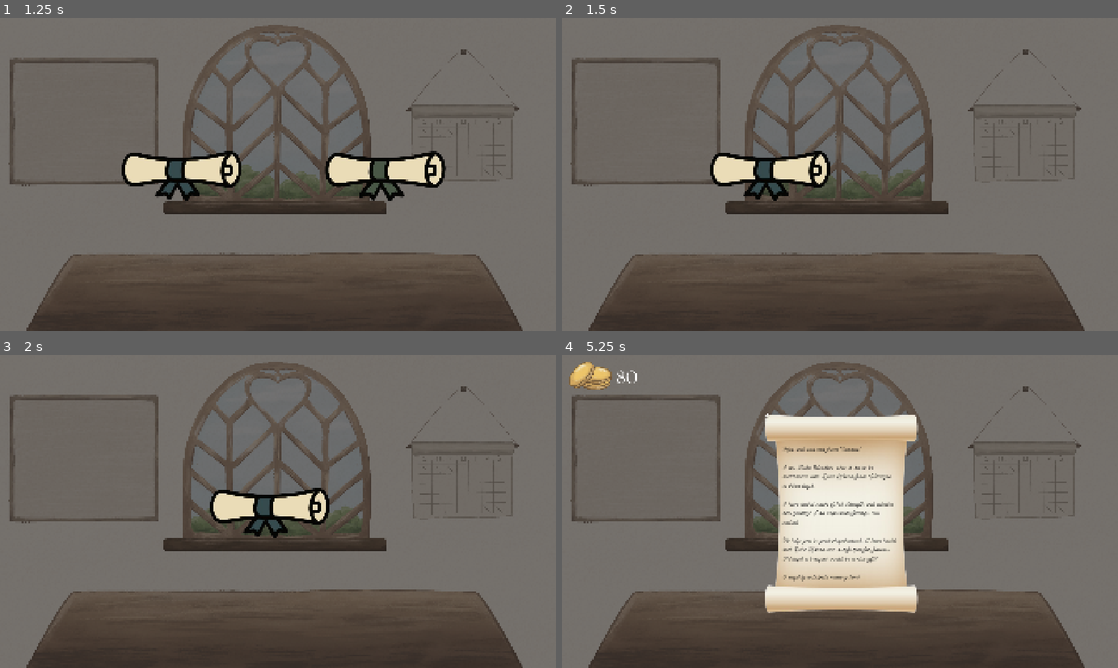
Above: before the commit, frames 1-4 (two rows, left to right).
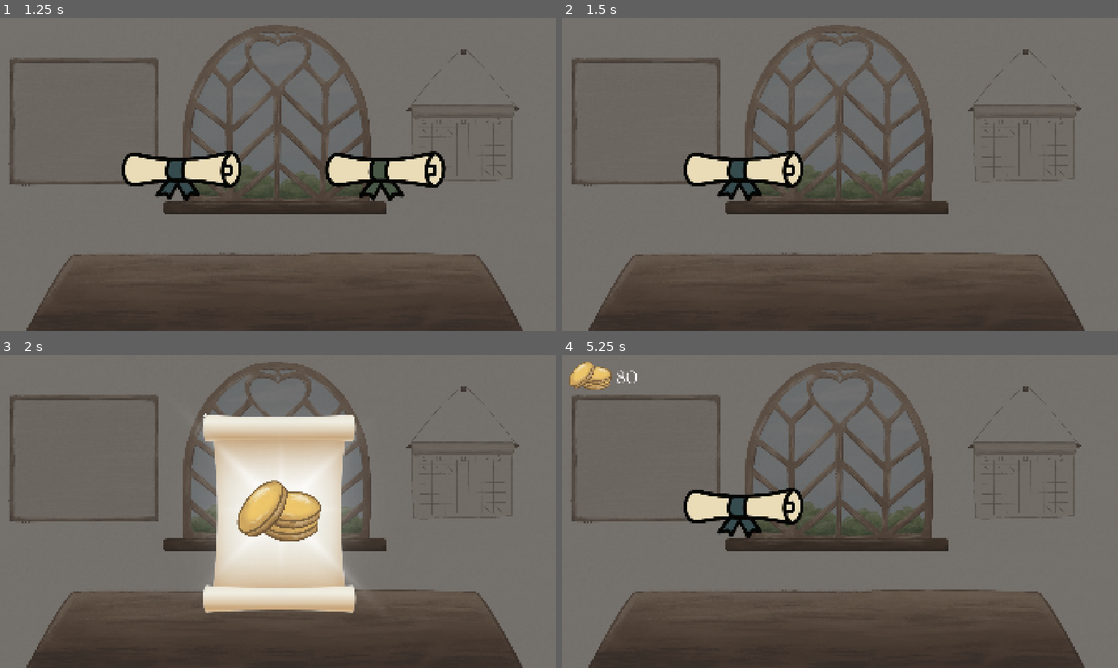
Above: after the commit, the same moments.

Repository: EliJ0y/Kingdom-Sweethearts
Game: Godot game, scene res://Scenes/home_desk.tscn
Two runs of this game, one before a commit and one after it. Both use one fixed random seed, a clock stepped at 60 frames per second and the inputs below.
Inputs (mouse positions are in pixels of both pictures, inside the frame that each line leads up to):
- Up to frame 1 (1.25 s): click (522, 43) at 0.5 s
- Up to frame 2 (1.5 s): click (745, 174) at 1.25 s
- Up to frame 3 (2 s): no input
- Up to frame 4 (5.25 s): tap Enter (Enter) at 2, 2.1, 2.85, 3.6, 4.35 s; tap Space at 4.25 s; click (906, 580) at 5 s, where only the run after the commit has a clickable "Next Scroll"

Frame 1 is identical in both runs. In frame 2, 2.4% of the frame differs, in the area x 21-49%, y 42-59%; in frame 3, 15%; in frame 4, 17%, in the area x 21-65%, y 18-83%.

Commit message:
global variables made and made nodes generic

Diff:
--- /dev/null
+++ b/kingdom-sweethearts/Resources/Kohan_Scroll.tres
@@ -0,0 +1,10 @@
+[gd_resource type="Resource" script_class="ScrollsResource" format=3 uid="uid://ddmrnwey55ckp"]
+
+[ext_resource type="Script" uid="uid://b8ely3pohkd0v" path="res://Scripts/scrolls_resource.gd" id="1_3k75i"]
+[ext_resource type="Texture2D" uid="uid://qc5rdfnfa2qg" path="res://Graphics/Tied Scroll (Kohan).png" id="2_srq50"]
+
+[resource]
+script = ExtResource("1_3k75i")
+texturebutton = ExtResource("2_srq50")
+lines = Array[String](["I am Duke Kohan from Wildegon.", "I am aware that you, Cupid, will assist in my matchmaking with the charming Duke Silvester from Oceirea in three days.", "One of the few things I know of him is his great sense of responsibility to Oceirea. It seems unlikely for him to travel.", "As such, I believe it would be beneficial to bring postcards as a gift.", "May we get along well."])
+metadata/_custom_type_script = "uid://b8ely3pohkd0v"
--- /dev/null
+++ b/kingdom-sweethearts/Resources/Silvester_Scroll.tres
@@ -0,0 +1,10 @@
+[gd_resource type="Resource" script_class="ScrollsResource" format=3 uid="uid://ck4isabw83gl8"]
+
+[ext_resource type="Script" uid="uid://b8ely3pohkd0v" path="res://Scripts/scrolls_resource.gd" id="1_aqj1x"]
+[ext_resource type="Texture2D" uid="uid://574o5nh84p60" path="res://Graphics/Tied Scroll (Silvester).png" id="2_4i4uf"]
+
+[resource]
+script = ExtResource("1_aqj1x")
+texturebutton = ExtResource("2_4i4uf")
+lines = Array[String](["Hail and well met from Oceirea!", "I am Duke Silvester, who is set to be matchmade with Duke Kohan from Wildegon in three days.", "I have heard much of his strength and admire him greatly! I do hope these feelings are mutual.", "To help you in your preparations, I have heard that Duke Kohan has a soft spot for flowers. Perhaps a bouquet would be a nice gift?", "I eagerly anticipate meeting him!"])
+metadata/_custom_type_script = "uid://b8ely3pohkd0v"
--- a/kingdom-sweethearts/Scenes/home_desk.tscn
+++ b/kingdom-sweethearts/Scenes/home_desk.tscn
@@ -1,7 +1,7 @@
 [gd_scene format=3 uid="uid://5xpglr5ijuw1"]
 
 [ext_resource type="Texture2D" uid="uid://yra6wmejvfs" path="res://Graphics/Home Desk.png" id="1_nq32b"]
-[ext_resource type="Script" uid="uid://eo10k053o0vc" path="res://Scenes/home_desk.gd" id="1_tr8l1"]
+[ext_resource type="Script" uid="uid://eo10k053o0vc" path="res://Scripts/home_desk.gd" id="1_tr8l1"]
 [ext_resource type="Texture2D" uid="uid://c7yr7v1bsqpcd" path="res://Graphics/Scroll Icon.png" id="2_ffuct"]
 [ext_resource type="Texture2D" uid="uid://b1spnq58mcm32" path="res://Graphics/Town Icon.png" id="3_eupsi"]
 
--- a/kingdom-sweethearts/Scenes/scrolls.gd
+++ /dev/null
@@ -1,140 +0,0 @@
-extends Node2D
-
-var scroll_text
-@onready var silv_scroll = $"CanvasLayer/Opened Scroll/Silv Scroll"
-@onready var kohan_scroll = $"CanvasLayer/Opened Scroll/Kohan Scroll"
-var silv_text = "Hail and well met from Oceirea!
-
-I am Duke Silvester, who is set to be matchmade with Duke Kohan from Wildegon in three days.
-
-I have heard much of his strength and admire him greatly! I do hope these feelings are mutual.
-
-To help you in your preparations, I have heard that Duke Kohan has a soft spot for flowers. Perhaps a bouquet would be a nice gift?
-
-I eagerly anticipate meeting him!"
-var kohan_text = "I am Duke Kohan from Wildegon.
-
-I am aware that you, Cupid, will assist in my matchmaking with the charming Duke Silvester from Oceirea in three days.
-
-One of the few things I know of him is his great sense of responsibility to Oceirea. It seems unlikely for him to travel.
-
-As such, I believe it would be beneficial to bring postcards as a gift.
-
-May we get along well."
-
-var scroll_coins = 0
-var total_coins = 0
-
-var silv_scroll_pressed = false
-var kohan_scroll_pressed = false
-var stop_text_animation = false
-
-
-# Called when the node enters the scene tree for the first time.
-func _ready() -> void:
-	silv_scroll.text = silv_text
-	silv_scroll.visible_characters = 0
-
-	kohan_scroll.text = kohan_text
-	kohan_scroll.visible_characters = 0
-
-# Called every frame. 'delta' is the elapsed time since the previous frame.
-func _process(delta: float) -> void:
-	pass
-
-func _input(event: InputEvent) -> void:
-	if Input.is_action_just_pressed("Enter") && silv_scroll.visible_characters > 0:
-		stop_text_animation = true
-		silv_scroll.visible_characters = -1
-	if Input.is_action_just_pressed("Enter") && silv_scroll.visible_characters > 0:
-		stop_text_animation = true
-		kohan_scroll.visible_characters = -1
-
-
-func _on_tied_scroll_silv_pressed() -> void:
-	$"CanvasLayer/Tied Scroll (Silv)".disabled = true
-	$"CanvasLayer/Tied Scroll (Kohan)".hide()
-	silv_scroll_pressed = true;
-
-	var SilvTween = create_tween()
-	SilvTween.tween_property($"CanvasLayer/Tied Scroll (Silv)", "position", Vector2(740, 440), 0.8)
-	SilvTween.tween_callback(_open_scroll_silv)
-
-func _open_scroll_silv() -> void:
-	await get_tree().create_timer(0.2).timeout
-	$"CanvasLayer/Tied Scroll (Silv)".hide()
-	$"CanvasLayer/Opened Scroll".show()
-	scroll_coins = 80
-	_coins_appear()
-
-
-func _on_tied_scroll_kohan_pressed() -> void:
-	$"CanvasLayer/Tied Scroll (Kohan)".disabled = true
-	$"CanvasLayer/Tied Scroll (Silv)".hide()
-	kohan_scroll_pressed = true
-
-	var KohanTween = create_tween()
-	KohanTween.tween_property($"CanvasLayer/Tied Scroll (Kohan)", "position", Vector2(740, 440), 0.8)
-	KohanTween.tween_callback(_open_scroll_kohan)
-
-func _open_scroll_kohan() -> void:
-	await get_tree().create_timer(0.2).timeout
-	$"CanvasLayer/Tied Scroll (Kohan)".hide()
-	$"CanvasLayer/Opened Scroll".show()
-	scroll_coins = 80
-	_coins_appear()
-
-
-func _coins_appear() -> void:
-	total_coins += scroll_coins
-	var CoinsAppearTween = create_tween()
-	CoinsAppearTween.tween_property($"CanvasLayer/Opened Scroll/Coins Sparkle", "scale", Vector2(5, 5), 0.5)
-	CoinsAppearTween.tween_callback(_coins_update)
-	await get_tree().create_timer(1.2).timeout
-
-	var CoinsDisappearTween = create_tween()
-	CoinsDisappearTween.tween_property($"CanvasLayer/Opened Scroll/Coins Sparkle", "scale", Vector2(), 0.5)
-	CoinsDisappearTween.tween_callback(_type_scroll_text)
-
-func _coins_update() -> void:
-	$"CanvasLayer/Coin Counter".show()
-	$"CanvasLayer/Coin Counter/Coin Text".text = str(total_coins)
-
-func _type_scroll_text() -> void:
-	if silv_scroll_pressed:
-		kohan_scroll.hide()
-		silv_scroll.show()
-		scroll_text = silv_text
-
-		while silv_scroll.visible_characters < silv_scroll.text.length() && stop_text_animation == false:
-			silv_scroll.visible_characters += 1
-			await get_tree().create_timer(0.03).timeout
-
-	if kohan_scroll_pressed:
-		silv_scroll.hide()
-		kohan_scroll.show()
-		scroll_text = kohan_text
-
-		while kohan_scroll.visible_characters < kohan_scroll.text.length() && stop_text_animation == false:
-			kohan_scroll.visible_characters += 1
-			await get_tree().create_timer(0.03).timeout
-
-	await get_tree().create_timer(0.5).timeout
-
-	if silv_scroll.visible_characters == silv_scroll.text.length() || silv_scroll.visible_characters == -1:
-		await get_tree().create_timer(0.5).timeout
-		$"CanvasLayer/Opened Scroll/Ribbon Arrow".show()
-	if kohan_scroll.visible_characters == kohan_scroll.text.length() || kohan_scroll.visible_characters == -1:
-		await get_tree().create_timer(0.5).timeout
-		$"CanvasLayer/Opened Scroll/Ribbon Arrow".show()
-
-func _on_ribbon_arrow_pressed() -> void:
-	$"CanvasLayer/Opened Scroll".hide()
-	if silv_scroll_pressed:
-		$"CanvasLayer/Tied Scroll (Kohan)".show()
-		$"CanvasLayer/Opened Scroll/Ribbon Arrow".hide()
-		_on_tied_scroll_kohan_pressed()
-	if kohan_scroll_pressed:
-		$"CanvasLayer/Tied Scroll (Silv)".show()
-		$"CanvasLayer/Opened Scroll/Ribbon Arrow".hide()
-		_on_tied_scroll_silv_pressed()
--- a/kingdom-sweethearts/Scenes/scrolls.tscn
+++ b/kingdom-sweethearts/Scenes/scrolls.tscn
@@ -1,9 +1,7 @@
 [gd_scene format=3 uid="uid://if26wtpabve4"]
 
 [ext_resource type="Texture2D" uid="uid://yra6wmejvfs" path="res://Graphics/Home Desk.png" id="1_sryen"]
-[ext_resource type="Script" uid="uid://c0mmneywuh3j3" path="res://Scenes/scrolls.gd" id="1_t1w5x"]
-[ext_resource type="Texture2D" uid="uid://574o5nh84p60" path="res://Graphics/Tied Scroll (Silvester).png" id="2_vcovl"]
-[ext_resource type="Texture2D" uid="uid://qc5rdfnfa2qg" path="res://Graphics/Tied Scroll (Kohan).png" id="3_t1w5x"]
+[ext_resource type="Script" uid="uid://c0mmneywuh3j3" path="res://Scripts/scrolls.gd" id="1_t1w5x"]
 [ext_resource type="FontFile" uid="uid://cculgpajct2e0" path="res://Fonts/Nickainley-Normal.otf" id="4_bbba4"]
 [ext_resource type="FontFile" uid="uid://bxxjm50ms0pnt" path="res://Fonts/Fontspring-DEMO-theseasons-reg.otf" id="4_ewrjh"]
 [ext_resource type="Texture2D" uid="uid://bteijx4vbhw0e" path="res://Graphics/Coins Sparkle.png" id="4_pu1om"]
@@ -59,7 +57,7 @@
 scale = Vector2(0.18473172, 0.1999007)
 texture = ExtResource("5_qmqk0")
 
-[node name="Silv Scroll" type="Label" parent="CanvasLayer/Opened Scroll" unique_id=1205525138]
+[node name="Text 1" type="Label" parent="CanvasLayer/Opened Scroll" unique_id=1205525138]
 visible = false
 anchors_preset = 15
 anchor_right = 1.0
@@ -76,7 +74,7 @@
 theme_override_font_sizes/font_size = 26
 autowrap_mode = 3
 
-[node name="Kohan Scroll" type="Label" parent="CanvasLayer/Opened Scroll" unique_id=348963257]
+[node name="Text 2" type="Label" parent="CanvasLayer/Opened Scroll" unique_id=348963257]
 visible = false
 anchors_preset = 15
 anchor_right = 1.0
@@ -112,24 +110,22 @@
 theme_override_font_sizes/font_size = 80
 text = "Next Scroll"
 
-[node name="Tied Scroll (Silv)" type="TextureButton" parent="CanvasLayer" unique_id=1428922647]
+[node name="Tied Scroll 1" type="TextureButton" parent="CanvasLayer" unique_id=1428922647]
 offset_left = 400.0
 offset_top = 440.0
 offset_right = 760.0
 offset_bottom = 603.0
 scale = Vector2(1.2568711, 1.2568711)
 action_mode = 0
-texture_normal = ExtResource("2_vcovl")
 
-[node name="Tied Scroll (Kohan)" type="TextureButton" parent="CanvasLayer" unique_id=271329927]
+[node name="Tied Scroll 2" type="TextureButton" parent="CanvasLayer" unique_id=271329927]
 offset_left = 1100.0
 offset_top = 440.0
 offset_right = 1463.0001
 offset_bottom = 604.0001
 scale = Vector2(1.2568711, 1.2568711)
 action_mode = 0
-texture_normal = ExtResource("3_t1w5x")
 
 [connection signal="pressed" from="CanvasLayer/Opened Scroll/Ribbon Arrow" to="." method="_on_ribbon_arrow_pressed"]
-[connection signal="pressed" from="CanvasLayer/Tied Scroll (Silv)" to="." method="_on_tied_scroll_silv_pressed"]
-[connection signal="pressed" from="CanvasLayer/Tied Scroll (Kohan)" to="." method="_on_tied_scroll_kohan_pressed"]
+[connection signal="pressed" from="CanvasLayer/Tied Scroll 1" to="." method="_on_tied_scroll_silv_pressed"]
+[connection signal="pressed" from="CanvasLayer/Tied Scroll 2" to="." method="_on_tied_scroll_kohan_pressed"]
--- /dev/null
+++ b/kingdom-sweethearts/Scripts/global_tracker.gd
@@ -0,0 +1,12 @@
+extends Node
+
+var scrolls_list = [preload("res://Resources/Silvester_Scroll.tres"), preload("res://Resources/Kohan_Scroll.tres")]
+
+# Called when the node enters the scene tree for the first time.
+func _ready() -> void:
+	pass # Replace with function body.
+
+
+# Called every frame. 'delta' is the elapsed time since the previous frame.
+func _process(delta: float) -> void:
+	pass
--- /dev/null
+++ b/kingdom-sweethearts/Scripts/scrolls.gd
@@ -0,0 +1,132 @@
+extends Node2D
+
+var scroll_1 = GlobalTracker.scrolls_list[0]
+var scroll_2 = GlobalTracker.scrolls_list[1]
+
+@onready var opened_scroll_1 = $"CanvasLayer/Opened Scroll/Text 1"
+@onready var opened_scroll_2 = $"CanvasLayer/Opened Scroll/Text 2"
+@onready var tied_scroll_1 = $"CanvasLayer/Tied Scroll 1"
+@onready var tied_scroll_2 = $"CanvasLayer/Tied Scroll 2"
+
+var scroll_text
+var scroll_1_text = "\n\n".join(scroll_1.lines)
+var scroll_2_text = "\n\n".join(scroll_2.lines)
+
+var scroll_coins = 0
+var total_coins = 0
+
+var scroll_1_pressed = false
+var scroll_2_pressed = false
+var stop_text_animation = false
+
+
+# Called when the node enters the scene tree for the first time.
+func _ready() -> void:
+	opened_scroll_1.text = scroll_1_text
+	opened_scroll_1.visible_characters = 0
+	tied_scroll_1.texture_normal = scroll_1.texturebutton
+
+	opened_scroll_2.text = scroll_2_text
+	opened_scroll_2.visible_characters = 0
+	tied_scroll_2.texture_normal = scroll_2.texturebutton
+
+# Called every frame. 'delta' is the elapsed time since the previous frame.
+func _process(delta: float) -> void:
+	pass
+
+func _input(event: InputEvent) -> void:
+	if Input.is_action_just_pressed("Enter") && opened_scroll_1.visible_characters > 0:
+		stop_text_animation = true
+		opened_scroll_1.visible_characters = -1
+	if Input.is_action_just_pressed("Enter") && opened_scroll_2.visible_characters > 0:
+		stop_text_animation = true
+		opened_scroll_2.visible_characters = -1
+
+
+func _on_tied_scroll_silv_pressed() -> void:
+	tied_scroll_1.disabled = true
+	tied_scroll_2.hide()
+	scroll_1_pressed = true;
+
+	var silvtween = create_tween()
+	silvtween.tween_property($"CanvasLayer/Tied Scroll (Silv)", "position", Vector2(740, 440), 0.8)
+	silvtween.tween_callback(_open_scroll_silv)
+
+func _open_scroll_silv() -> void:
+	await get_tree().create_timer(0.2).timeout
+	tied_scroll_1.hide()
+	$"CanvasLayer/Opened Scroll".show()
+	scroll_coins = 80
+	_coins_appear()
+
+
+func _on_tied_scroll_kohan_pressed() -> void:
+	tied_scroll_2.disabled = true
+	tied_scroll_1.hide()
+	scroll_2_pressed = true
+
+	var kohantween = create_tween()
+	kohantween.tween_property($"CanvasLayer/Tied Scroll (Kohan)", "position", Vector2(740, 440), 0.8)
+	kohantween.tween_callback(_open_scroll_kohan)
+
+func _open_scroll_kohan() -> void:
+	await get_tree().create_timer(0.2).timeout
+	tied_scroll_2.hide()
+	$"CanvasLayer/Opened Scroll".show()
+	scroll_coins = 80
+	_coins_appear()
+
+
+func _coins_appear() -> void:
+	total_coins += scroll_coins
+	var coinsappeartween = create_tween()
+	coinsappeartween.tween_property($"CanvasLayer/Opened Scroll/Coins Sparkle", "scale", Vector2(5, 5), 0.5)
+	coinsappeartween.tween_callback(_coins_update)
+	await get_tree().create_timer(1.2).timeout
+
+	var coinsdisappeartween = create_tween()
+	coinsdisappeartween.tween_property($"CanvasLayer/Opened Scroll/Coins Sparkle", "scale", Vector2(), 0.5)
+	coinsdisappeartween.tween_callback(_type_scroll_text)
+
+func _coins_update() -> void:
+	$"CanvasLayer/Coin Counter".show()
+	$"CanvasLayer/Coin Counter/Coin Text".text = str(total_coins)
+
+func _type_scroll_text() -> void:
+	if scroll_1_pressed:
+		opened_scroll_2.hide()
+		opened_scroll_1.show()
+		scroll_text = scroll_1_text
+
+		while opened_scroll_1.visible_characters < opened_scroll_1.text.length() && stop_text_animation == false:
+			opened_scroll_1.visible_characters += 1
+			await get_tree().create_timer(0.03).timeout
+
+	if scroll_2_pressed:
+		opened_scroll_1.hide()
+		opened_scroll_2.show()
+		scroll_text = scroll_2_text
+
+		while opened_scroll_2.visible_characters < opened_scroll_2.text.length() && stop_text_animation == false:
+			opened_scroll_2.visible_characters += 1
+			await get_tree().create_timer(0.03).timeout
+
+	await get_tree().create_timer(0.5).timeout
+
+	if opened_scroll_1.visible_characters == opened_scroll_1.text.length() || opened_scroll_1.visible_characters == -1:
+		await get_tree().create_timer(0.5).timeout
+		$"CanvasLayer/Opened Scroll/Ribbon Arrow".show()
+	if opened_scroll_2.visible_characters == opened_scroll_2.text.length() || opened_scroll_2.visible_characters == -1:
+		await get_tree().create_timer(0.5).timeout
+		$"CanvasLayer/Opened Scroll/Ribbon Arrow".show()
+
+func _on_ribbon_arrow_pressed() -> void:
+	$"CanvasLayer/Opened Scroll".hide()
+	if scroll_1_pressed:
+		tied_scroll_2.show()
+		$"CanvasLayer/Opened Scroll/Ribbon Arrow".hide()
+		_on_tied_scroll_kohan_pressed()
+	if scroll_2_pressed:
+		tied_scroll_1.show()
+		$"CanvasLayer/Opened Scroll/Ribbon Arrow".hide()
+		_on_tied_scroll_silv_pressed()
--- /dev/null
+++ b/kingdom-sweethearts/Scripts/scrolls_resource.gd
@@ -0,0 +1,6 @@
+extends Resource
+
+class_name ScrollsResource
+
+@export var texturebutton: Texture2D
+@export var lines: Array[String]
--- a/kingdom-sweethearts/project.godot
+++ b/kingdom-sweethearts/project.godot
@@ -14,6 +14,10 @@
 run/main_scene="uid://5xpglr5ijuw1"
 config/features=PackedStringArray("4.7", "Forward Plus")
 config/icon="res://icon.svg"
+
+[autoload]
+
+GlobalTracker="*uid://wob8f2ds111w"
 
 [display]
 
Binary file removed: kingdom-sweethearts/Nickainley-Normal.otf
Not shown, removed: kingdom-sweethearts/Nickainley-Normal.otf.import
Not shown, added: kingdom-sweethearts/Scripts/global_tracker.gd.uid
Renamed: kingdom-sweethearts/Scenes/home_desk.gd -> kingdom-sweethearts/Scripts/home_desk.gd
Renamed: kingdom-sweethearts/Scenes/home_desk.gd.uid -> kingdom-sweethearts/Scripts/home_desk.gd.uid
Renamed: kingdom-sweethearts/Scenes/scrolls.gd.uid -> kingdom-sweethearts/Scripts/scrolls.gd.uid
Not shown, added: kingdom-sweethearts/Scripts/scrolls_resource.gd.uid
